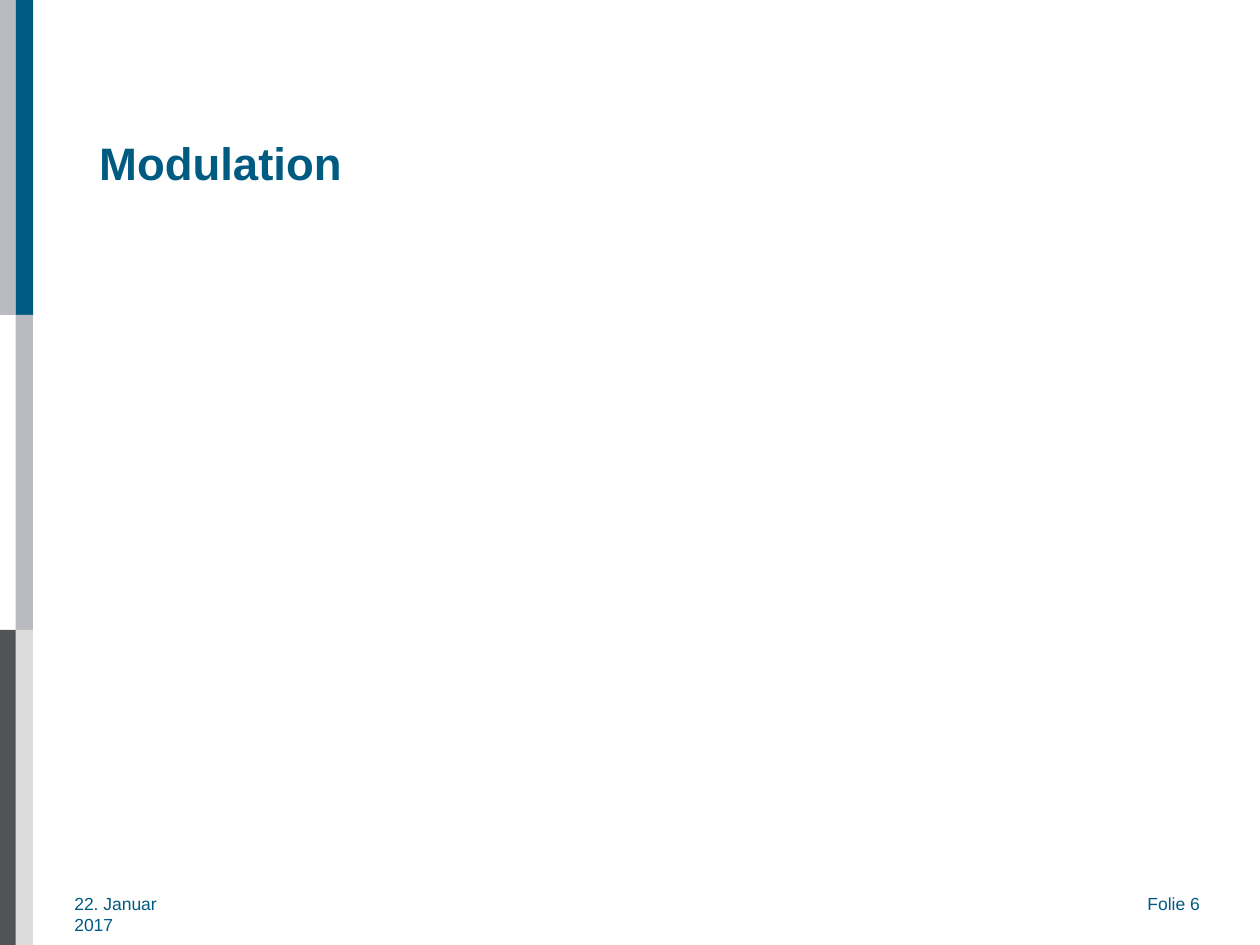
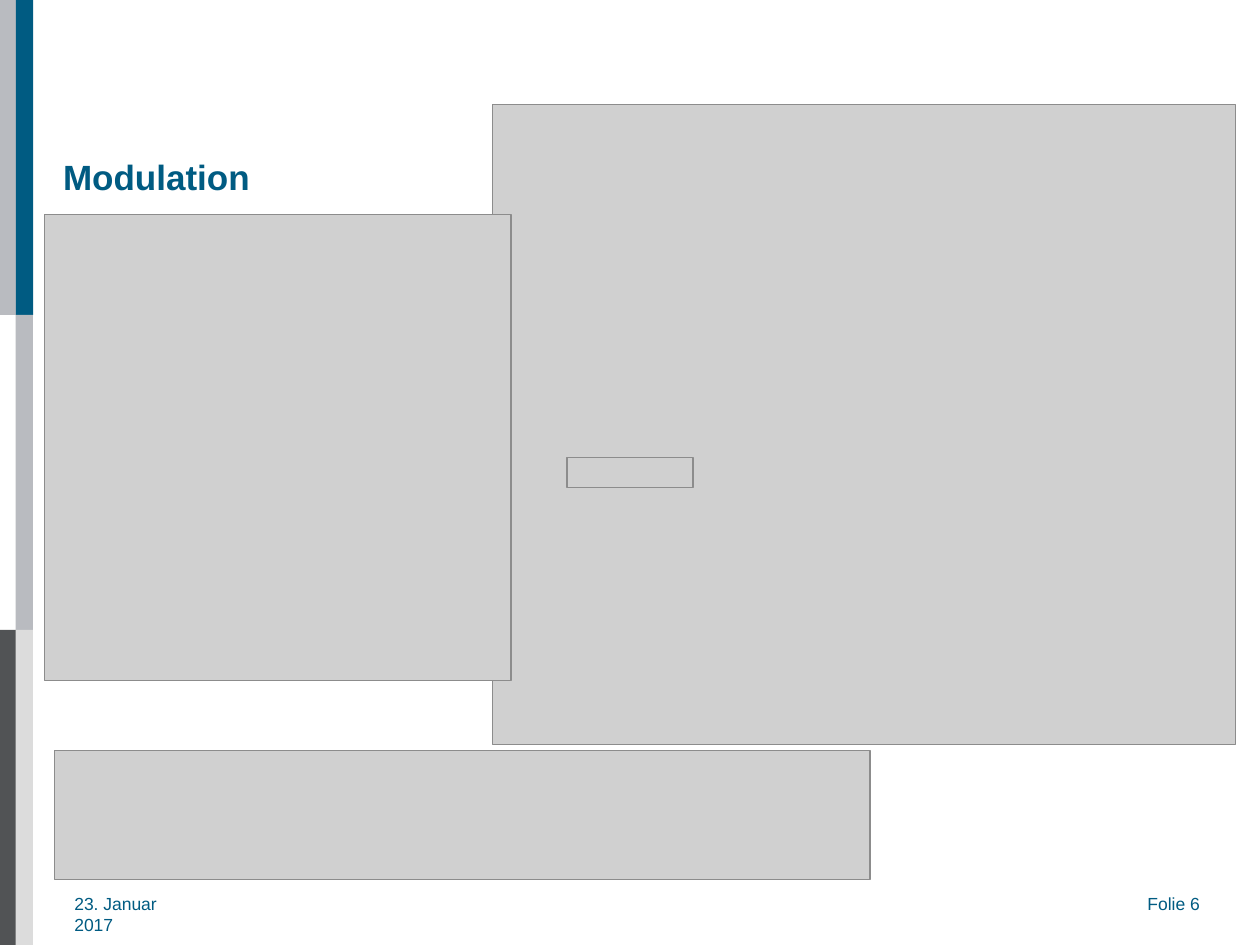
Before and after one commit to AlexAksentyev/EDM, a slide deck: slide 6 of MEPhI/TradAccConf17_Presentation.pptx. Drawn at 1260x945 pixels with LibreOffice and Linux fonts; fonts in the diff are those of the drawing; grey boxes stand for pictures; background and template pictures are left out. Boxes give left, top, right and bottom in pixels: in the first picture for what was removed or moved away, otherwise in the second. Text is boxed around its words. In the diff, an @@ line names an element or a change of style, - is before the commit and + after.

Commit message:
modulation section added; a section on achievable precision remains

```diff
--- a/MEPhI/TradAccConf17_Presentation.pptx
+++ b/MEPhI/TradAccConf17_Presentation.pptx
@@ title "Modulation": place and size @@
-title "Modulation" at [99,147,342,181]
+title "Modulation" at [63,164,250,191]
@@ title "Modulation" at [63,164,250,191]: size 26 to 20 pt; vertical alignment middle to bottom @@
@@ picture added at [493,105,1235,745] @@
@@ picture added at [44,214,510,680] @@
@@ picture added at [567,457,693,488] @@
@@ picture added at [54,750,869,878] @@
@@ text at [74,897,156,931]: text changed @@
-22. Januar 2017
+23. Januar 2017
```
Also in this commit, not shown: 5 other slides changed, 2 other files.
